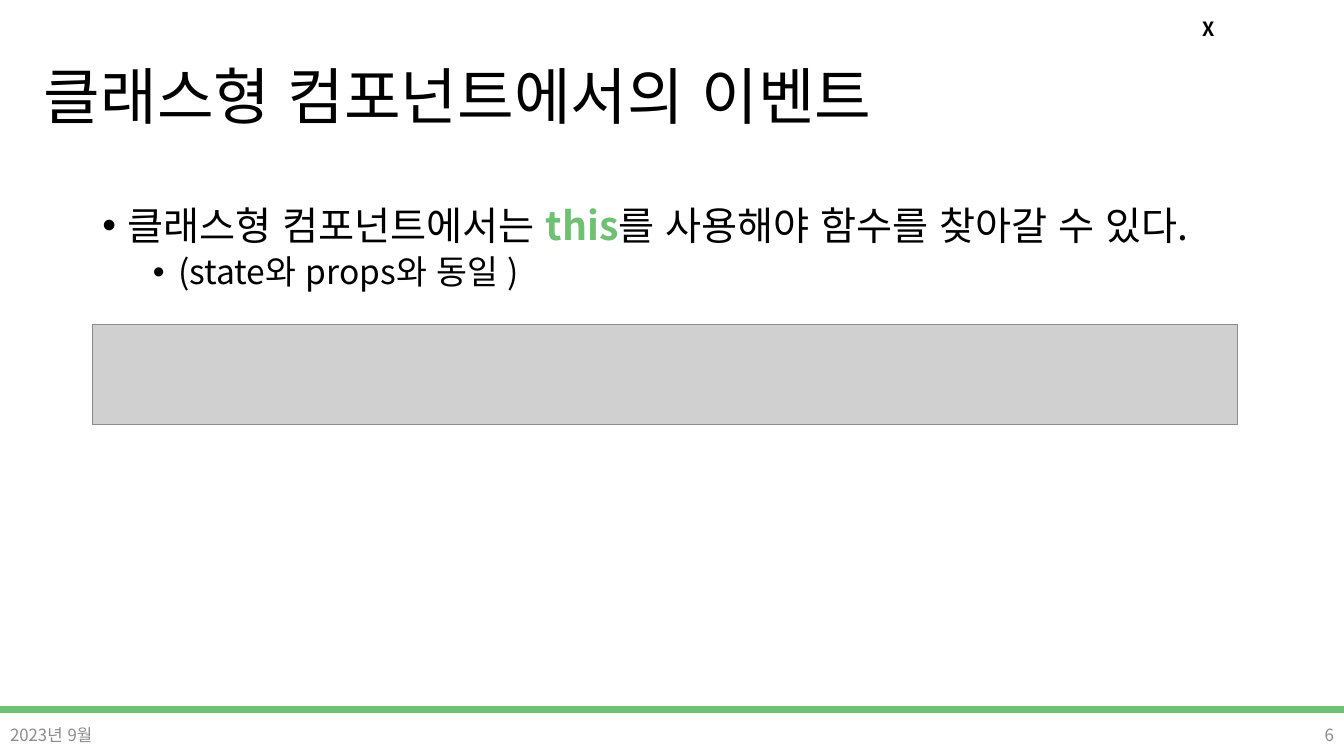
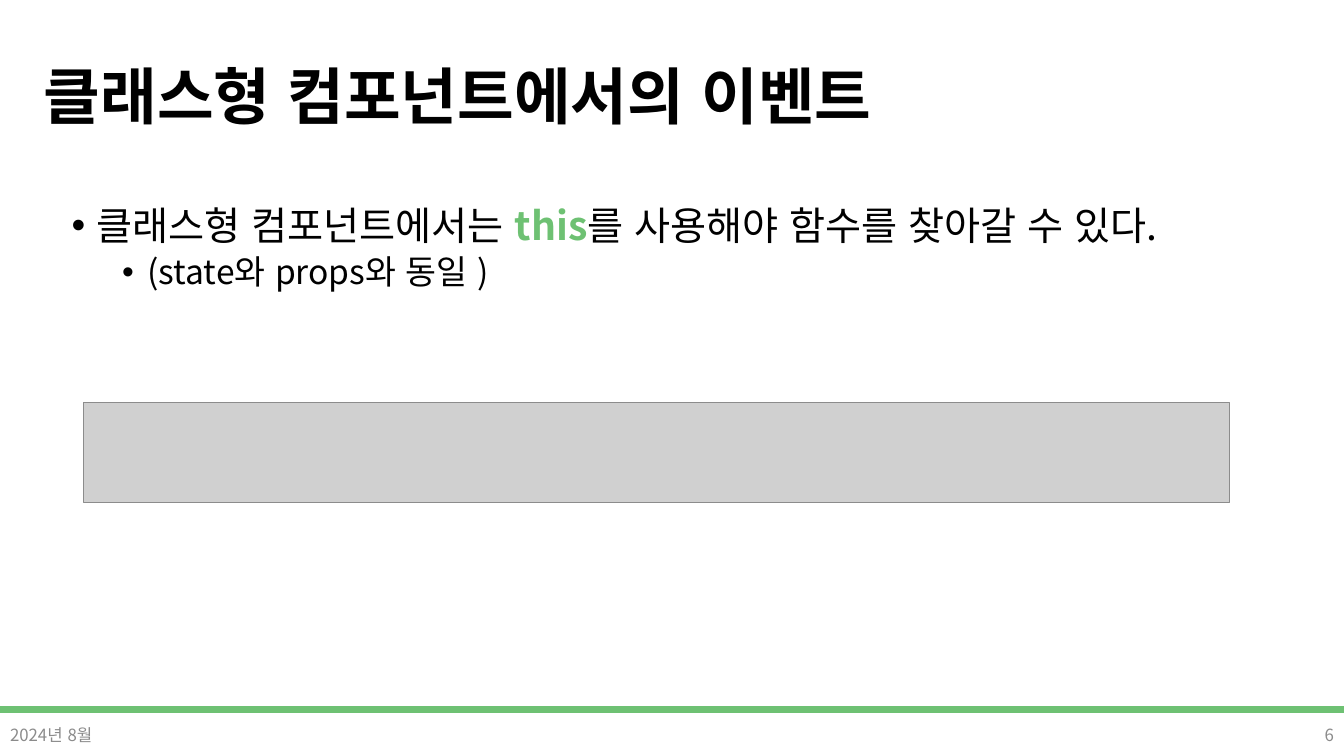
Before and after one commit to DevDamon0527/SeSAC_Yeongdeungpo_Campus_6th, a slide deck: slide 6 of material/[SeSAC_YDP_6] 25_React_Event_handling.pptx. Drawn at 1344x756 pixels with LibreOffice and Linux fonts; fonts in the diff are those of the drawing; grey boxes stand for pictures; background and template pictures are left out. Boxes give left, top, right and bottom in pixels: in the first picture for what was removed or moved away, otherwise in the second. Text is boxed around its words. In the diff, an @@ line names an element or a change of style, - is before the commit and + after.

```diff
--- a/material/[SeSAC_YDP_6] 25_React_Event_handling.pptx
+++ b/material/[SeSAC_YDP_6] 25_React_Event_handling.pptx
@@ title "클래스형 컴포넌트에서의 이벤트" at (44,67,871,125): bold on @@
@@ text removed at (1202,21,1214,36) @@
-X
@@ text "클래스형 컴포넌트에서는 this를 사용해야 함수를 ...": place and size @@
-text "클래스형 컴포넌트에서는 this를 사용해야 함수를 ..." at (128,207,1188,292)
+text "클래스형 컴포넌트에서는 this를 사용해야 함수를 ..." at (97,207,1158,292)
@@ picture: place and size @@
-picture at (93,325,1238,424)
+picture at (84,403,1229,503)
@@ text at (10,727,93,742): text changed @@
-2023년 9월
+2024년 8월
```
Also in this commit, not shown: 10 other slides changed, 2 slides removed, 4 other files.
